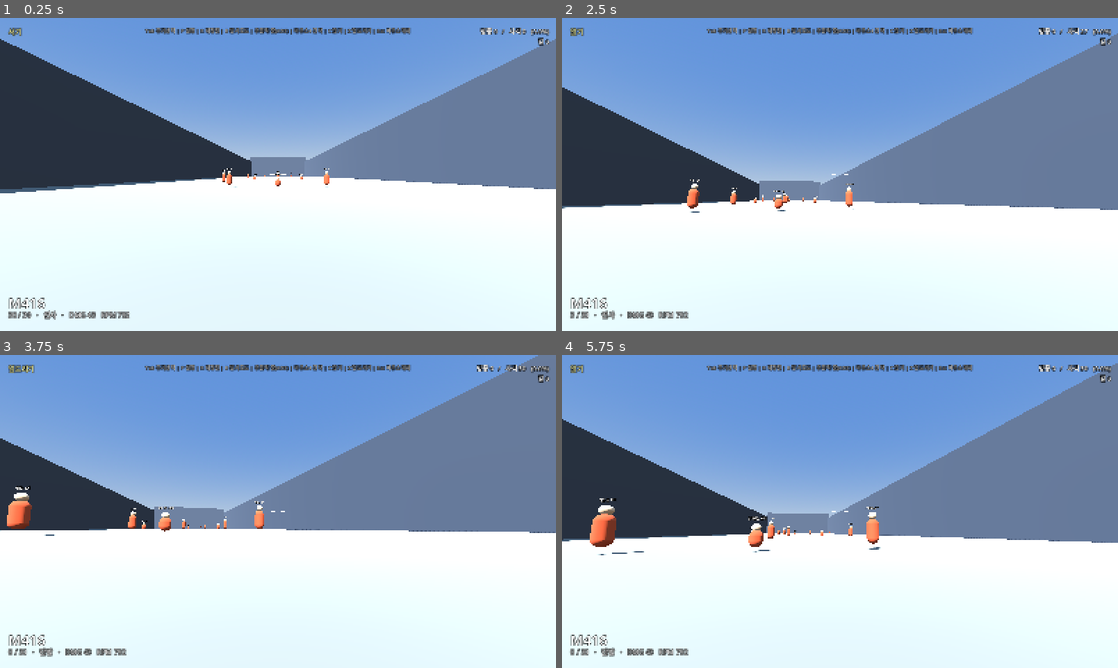
Above: before the commit, frames 1-4 (two rows, left to right).
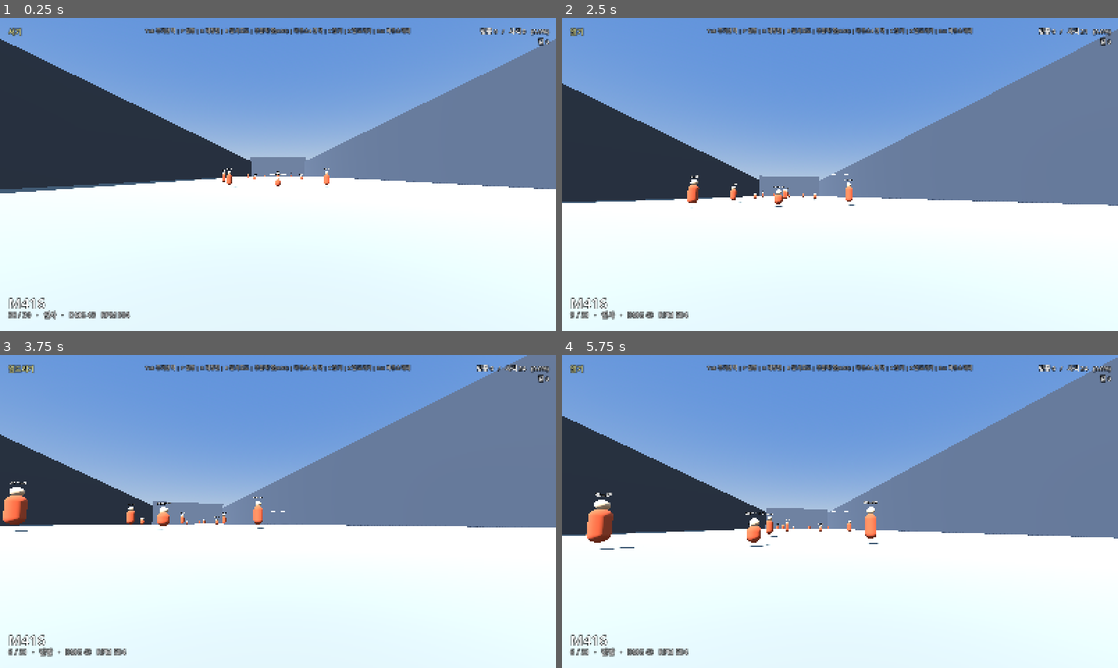
Above: after the commit, the same moments.

Repository: wqrvQ2WR/pubg-aim-trainer
Game: Godot game, scene res://scenes/Main.tscn
Same seed, same stepped clock (60 frames per second), same inputs: the game is played once before the commit and once after it.
Inputs (mouse positions are in pixels of both pictures, inside the frame that each line leads up to):
- Up to frame 1 (0.25 s): no input
- Up to frame 2 (2.5 s): move the mouse to (867, 174) at 0.52 s; hold Right mouse button (ads) 0.53-1.28 s; hold W (move_forward) from 0.53 s (still down); tap Space (jump) at 0.77, 1.52 s; move the mouse to (812, 174) at 1.27 s; tap C (crouch) at 1.35 s; move the mouse to (851, 168) at 2.02 s; press the mouse at (851, 168) at 2.03 s
- Up to frame 3 (3.75 s): keep holding W (move_forward); move the mouse to (272, 517) at 2.77 s; release the mouse at (272, 517) at 2.78 s; tap B (fire_mode_switch) at 2.85 s; tap Space (jump) at 3.02 s; move the mouse to (316, 514) at 3.52 s; hold Z (prone) from 3.53 s (still down)
- Up to frame 4 (5.75 s): keep holding W (move_forward); tap Space (jump) at 3.77, 4.52 s; move the mouse to (795, 508) at 4.27 s; release Z (prone) at 4.28 s; right-click (795, 508) at 4.35 s; move the mouse to (845, 511) at 5.02 s; hold C (crouch) from 5.03 s (still down)

The runs differ from the first frame. In frame 1, less than 0.1% of the frame differs, in the area x 21-24%, y 93-96%; in frame 2, 3.3%; in frame 3, 4.0%; in frame 4, 4.3%, in the area x 0-100%, y 0-96%.

Commit message:
M416은 700rpm으로 되돌리고, Vector를 700rpm(예전 M4 수준)으로 낮춤

Diff:
--- a/autoload/WeaponData.gd
+++ b/autoload/WeaponData.gd
@@ -29,7 +29,7 @@
 	"akm": {"name": "AKM", "category": "AR", "damage": 49, "rpm": 600, "magazine": 30,
 		"fire_modes": ["single", "auto"],
 		"recoil": {"vert_base": 0.95, "vert_growth": 0.09, "vert_cap": 2.6, "horiz_amp": 0.55, "horiz_bias": 0.3, "horiz_growth": 0.10, "kick_first": 1.3, "sustained": true}},
-	"m416": {"name": "M416", "category": "AR", "damage": 43, "rpm": 1100, "magazine": 30,
+	"m416": {"name": "M416", "category": "AR", "damage": 43, "rpm": 700, "magazine": 30,
 		"fire_modes": ["single", "auto"],
 		"recoil": {"vert_base": 0.55, "vert_growth": 0.045, "vert_cap": 1.8, "horiz_amp": 0.25, "horiz_bias": 0.0, "horiz_growth": 0.05, "kick_first": 1.1, "sustained": true}},
 	"scarl": {"name": "SCAR-L", "category": "AR", "damage": 43, "rpm": 600, "magazine": 30,
@@ -93,7 +93,7 @@
 	"ump45": {"name": "UMP45", "category": "SMG", "damage": 39, "rpm": 500, "magazine": 25,
 		"fire_modes": ["single", "auto"],
 		"recoil": {"vert_base": 0.35, "vert_growth": 0.03, "vert_cap": 1.5, "horiz_amp": 0.18, "horiz_bias": 0.0, "horiz_growth": 0.03, "kick_first": 1.1, "sustained": true}},
-	"vector": {"name": "Vector", "category": "SMG", "damage": 31, "rpm": 1100, "magazine": 13,
+	"vector": {"name": "Vector", "category": "SMG", "damage": 31, "rpm": 700, "magazine": 13,
 		"fire_modes": ["single", "auto"],
 		"recoil": {"vert_base": 0.3, "vert_growth": 0.07, "vert_cap": 1.9, "horiz_amp": 0.22, "horiz_bias": 0.15, "horiz_growth": 0.07, "kick_first": 1.1, "sustained": true}},
 	"uzi": {"name": "Micro UZI", "category": "SMG", "damage": 26, "rpm": 1200, "magazine": 25,
